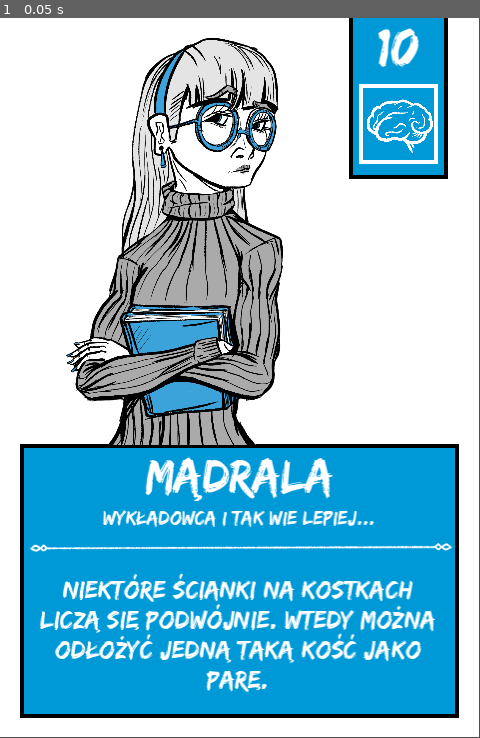
Above: before the commit, frame 1.
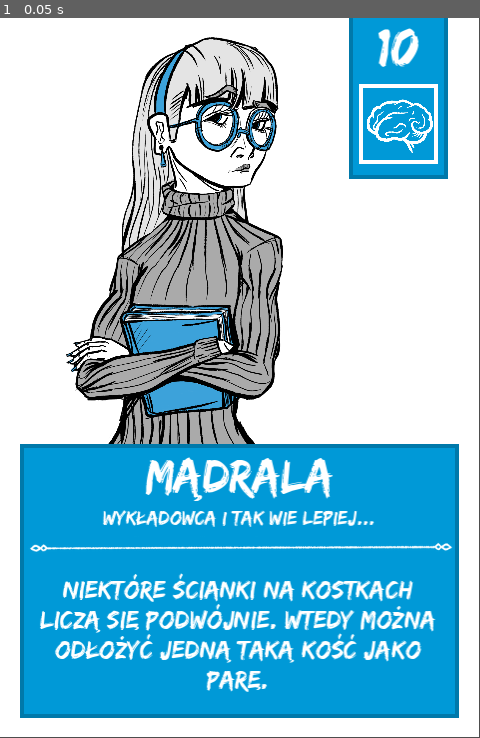
Above: after the commit, the same moment.

Repository: Kris0211/card_gen
Game: Godot game, scene res://cards/students/Madrala.tscn
The game is run twice, just before and just after one commit, with the same random seed, the same clock (stepped at 60 frames per second) and the same inputs. This scene is started directly instead of the project's main scene.
Inputs:
- Up to frame 1 (0.05 s): no input

The runs differ from the first frame. In frame 1, 5.2% of the frame differs, in the area x 4-96%, y 0-98%.

Commit message:
mogę zrobić commita

Diff:
--- a/cards/assignments/WyznaczanieWyznacznika.tscn
+++ b/cards/assignments/WyznaczanieWyznacznika.tscn
@@ -7,6 +7,7 @@
 second_stat_value = "8"
 third_stat_value = "6"
 card_name = "Wyznaczanie wyznacznika"
+card_flavour = "ona jest 10 na 10 i dolnotrójkątna"
 card_text = "Na koniec tury wybrany student traci [color=#FF0000]5 Psychy[/color]."
 
 [node name="Name" parent="." index="4"]
@@ -16,6 +17,9 @@
 offset_bottom = 508.0
 theme_override_font_sizes/normal_font_size = 28
 text = "[center]Wyznaczanie wyznacznika[/center]"
+
+[node name="Flavour" parent="." index="5"]
+text = "[center][i]ona jest 10 na 10 i dolnotrójkątna[/i][/center]"
 
 [node name="CardText" parent="." index="7"]
 text = "[center]Na koniec tury wybrany student traci [color=#FF0000]5 Psychy[/color].[/center]"
--- a/logic/StudentCard.tscn
+++ b/logic/StudentCard.tscn
@@ -16,7 +16,7 @@
 border_width_top = 4
 border_width_right = 4
 border_width_bottom = 4
-border_color = Color(0, 0, 0, 1)
+border_color = Color(0.792157, 0.792157, 0.792157, 1)
 corner_detail = 1
 
 [sub_resource type="StyleBoxFlat" id="StyleBoxFlat_grhdc"]
@@ -64,7 +64,7 @@
 layout_mode = 0
 offset_left = 10.0
 offset_right = 469.0
-offset_bottom = 427.0
+offset_bottom = 426.0
 texture = ExtResource("2_dqcpk")
 expand_mode = 1
 stretch_mode = 6
